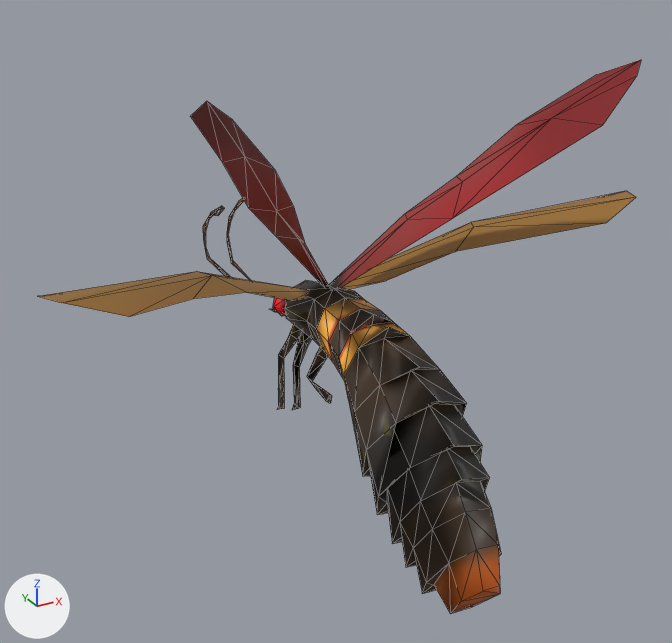
A saved change to the glTF model models/mons/monoloth.glb.
One viewpoint serves both versions: a 50 mm lens placed at (-1.63, -2.94, 2.78), pointed at (-0.1, -0.15, 1.38). Arrows for +X, +Y and +Z are at lower left; the lights stay in place. Mesh edges are drawn as thin lines. Where no turn or scale is listed for an object, it has been applied to the vertices. Vertices at the same position are counted once.

Before the edit, the objects in view are built like this:
```python
me_monolith = bpy.data.meshes.new('monolith')
me_monolith.from_pydata(...)  # 376 vertices, 662 faces; spans x -1.17..1.17, y -0.81..0.97, z -0.69..1.04
me_monolith.materials.append(mat_material_001)  # picture img_monolithtex
ob_monolith = bpy.data.objects.new('monolith', me_monolith)
ob_monolith.location = (0.0, -0.182, 1.292)
```
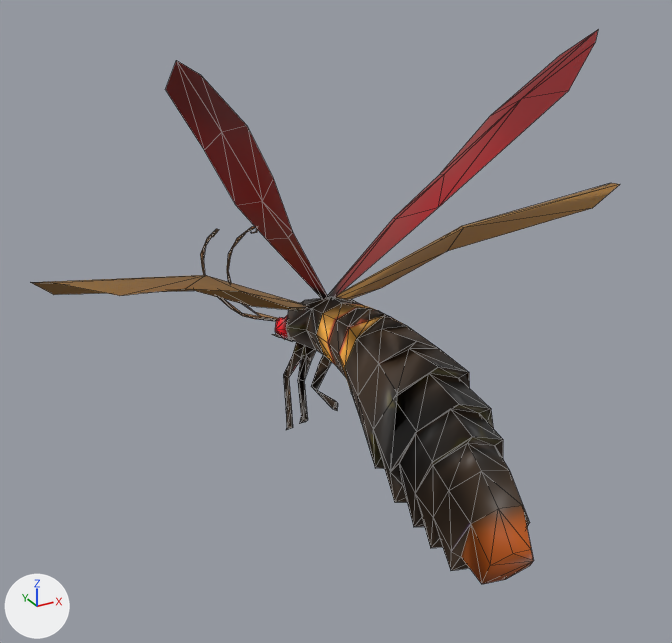
What changed in the scene script:
```text
Change me_monolith:
    used by ob_monolith; location = (0.0, -0.182, 1.292)
    remove me_monolith.from_pydata(...)  # 376 vertices, 662 faces; spans x -1.17..1.17, y -0.81..0.97, z -0.69..1.04
    add me_monolith.from_pydata(...)  # 376 vertices, 662 faces; spans x -1.17..1.17, y -0.94..1.01, z -0.49..1.12
    me_monolith part 1: the loose piece of 12 vertices spanning x -0.13..-0.04, y 0.46..0.55, z -0.07..0.02 is turned -11.1 degrees about the x axis through the mesh origin
    me_monolith part 2: the loose piece of 16 vertices spanning x -0.21..-0.04, y 0.3..0.42, z -0.4..-0.06 is turned -11.1 degrees about the x axis through the mesh origin
    me_monolith part 3: the loose piece of 14 vertices spanning x -0.22..-0.04, y 0.16..0.34, z -0.33..-0.05 is scaled about its middle by (1, 1.28, 0.867), then moved by (0.0, -0.04, -0.04)
    me_monolith part 4: the loose piece of 16 vertices spanning x -0.17..-0.04, y 0.05..0.18, z -0.27..-0.04 is turned -11.1 degrees about the x axis through the mesh origin
    me_monolith part 5: the loose piece of 25 vertices spanning x -0.76..0.76, y -0.53..0.29, z 0.11..1.04 is turned -11.1 degrees about the x axis through the mesh origin
    me_monolith part 6: the loose piece of 31 vertices spanning x -0.18..0.03, y 0.54..0.97, z -0.02..0.36 is turned -11.1 degrees about the x axis through the mesh origin
    me_monolith part 7: the loose piece of 30 vertices spanning x -0.36..-0.04, y 0.51..0.7, z -0.02..0.43 is turned -11.1 degrees about the x axis through the mesh origin
    me_monolith part 8: the loose piece of 24 vertices spanning x -1.17..1.17, y -0.24..0.41, z 0.05..0.46 is turned -11.1 degrees about the x axis through the mesh origin
    me_monolith part 9: 148 of 376 vertices moved; they spanned x -0.22..0.22, y -0.81..0.61, z -0.69..0.14 and now span x -0.22..0.22, y -0.94..0.59, z -0.49..0.17; mean shift (0.0, -0.05, 0.06); largest move (0.0, -0.76, -0.69) -> (0.0, -0.92, -0.46)
```

Where the change shows, as pixel boxes (x1, y1, x2, y2) in the pictures (672 x 643 px; the box of a moved part takes in the faces that stretch with it):
'monolith', reshaped: before (39, 60, 641, 614); after (30, 30, 620, 584)
part 1 of me_monolith, moved or reshaped: before (273, 298, 286, 316); after (275, 317, 288, 339)
part 2 of me_monolith, moved or reshaped: before (277, 324, 302, 410); after (283, 342, 304, 430)
part 3 of me_monolith, moved or reshaped: before (292, 331, 312, 410); after (298, 345, 316, 424)
part 4 of me_monolith, moved or reshaped: before (307, 347, 332, 403); after (311, 355, 338, 410)
part 5 of me_monolith, moved or reshaped: before (190, 60, 641, 289); after (166, 30, 598, 299)
part 6 of me_monolith, moved or reshaped: before (227, 198, 250, 280); after (227, 226, 278, 319)
part 7 of me_monolith, moved or reshaped: before (203, 206, 230, 277); after (200, 229, 277, 321)
part 8 of me_monolith, moved or reshaped: before (39, 191, 636, 317); after (30, 183, 620, 310)
part 9 of me_monolith, moved or reshaped: before (270, 280, 501, 614); after (272, 297, 534, 584)
